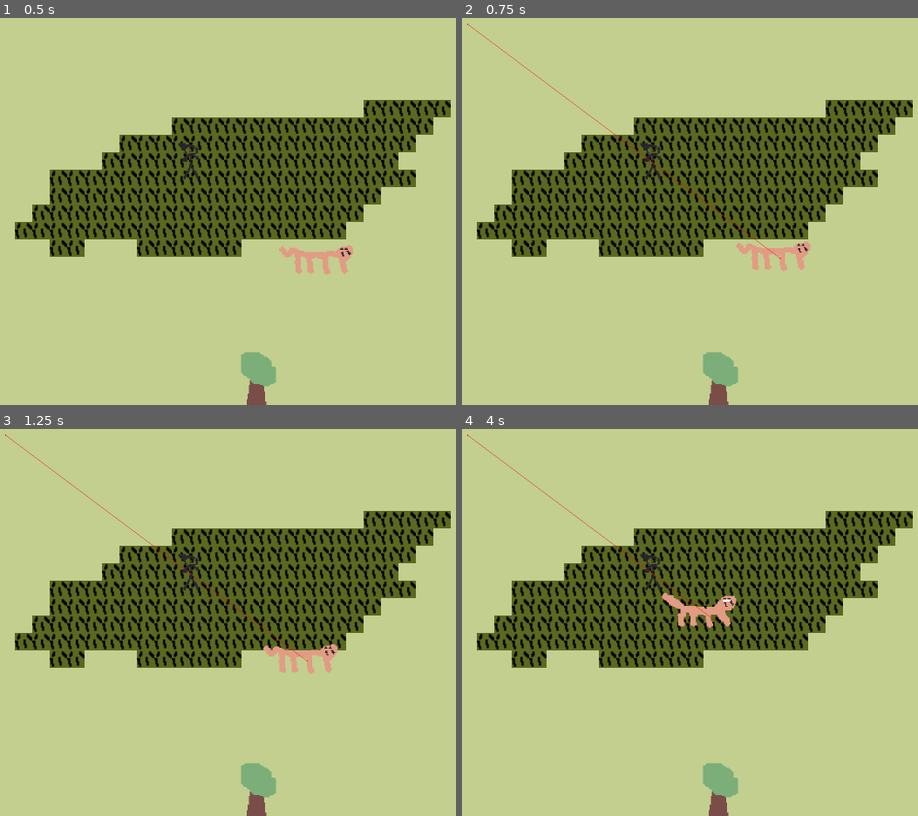
Above: before the commit, frames 1-4 (two rows, left to right).
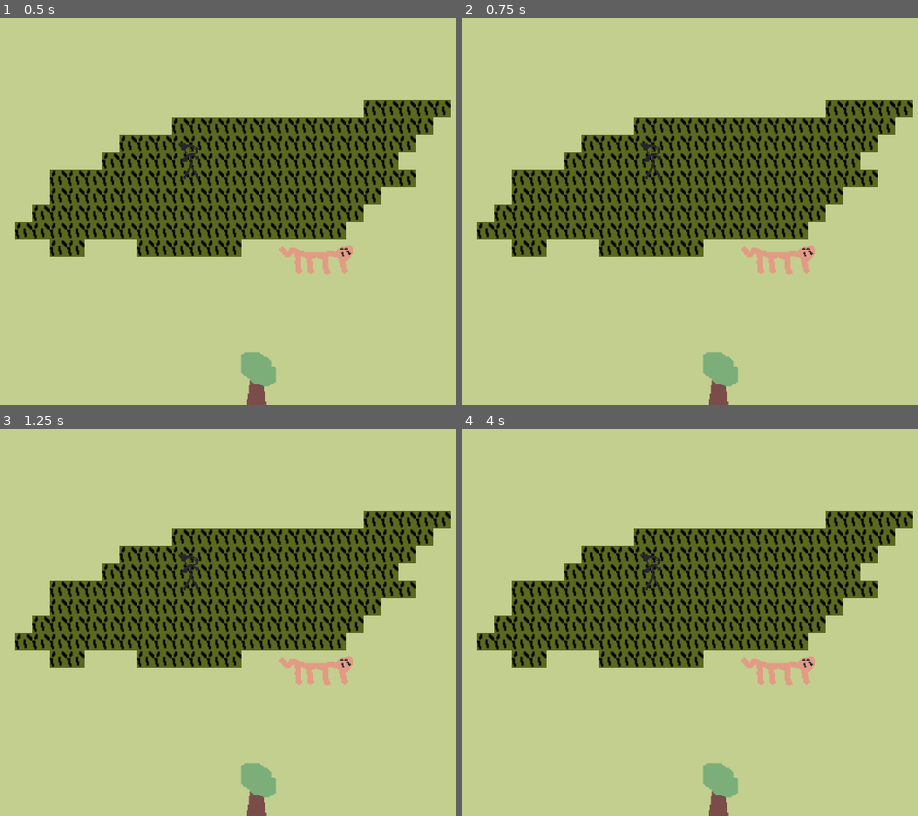
Above: after the commit, the same moments.

Repository: matthewkayin/ictjam25
Game: Godot game, scene res://main.tscn
Same seed, same stepped clock (60 frames per second), same inputs: the game is played once before the commit and once after it.
Inputs:
- Up to frame 1 (0.5 s): no input
- Up to frame 2 (0.75 s): tap Enter at 0.5 s
- Up to frame 3 (1.25 s): no input
- Up to frame 4 (4 s): no input

Frame 1 is identical in both runs. In frame 2, 0.9% of the frame differs, in the area x 1-78%, y 1-67%; in frame 3, 1.1%; in frame 4, 1.4%.

Commit message:
tiger raycast

Diff:
--- a/player/player.gd
+++ b/player/player.gd
@@ -5,8 +5,7 @@
 enum Mode {
     WALK,
     SNEAK,
-    SPRINT,
-    ATTACK
+    SPRINT
 }
 
 enum FacingDirection {
@@ -26,28 +25,11 @@
 @onready var camera = $camera
 @onready var tilemap = get_node("../tilemap")
 
-@onready var hurtbox_areas = [
-    $hurtbox_top,
-    $hurtbox_right,
-    $hurtbox_bottom,
-    $hurtbox_left,
-]
-@onready var hurtbox_colliders = [
-    $hurtbox_top/collider,
-    $hurtbox_right/collider,
-    $hurtbox_bottom/collider,
-    $hurtbox_left/collider,
-]
-
 var mode: Mode = Mode.WALK
 var facing_direction: FacingDirection = FacingDirection.DOWN
 
 func _ready():
     sprite.animation_finished.connect(on_animation_finished)
-    for hurtbox_area in hurtbox_areas:
-        hurtbox_area.body_entered.connect(on_hurtbox_body_entered)
-    for hurtbox_collider in hurtbox_colliders:
-        hurtbox_collider.set_disabled(true)
 
 func _physics_process(delta: float) -> void:
     # Get direction
@@ -68,18 +50,13 @@
         else:
             facing_direction = FacingDirection.UP
 
-    # Attack
-    # Attacking overrides any movement inputs
-    if Input.is_action_just_pressed("attack"):
-        attack_begin()
-    elif mode != Mode.ATTACK:
-        # Check movement modes
-        if Input.is_action_pressed("sprint"):
-            mode = Mode.SPRINT
-        elif Input.is_action_pressed("sneak"):
-            mode = Mode.SNEAK
-        else:
-            mode = Mode.WALK
+    # Check movement modes
+    if Input.is_action_pressed("sprint"):
+        mode = Mode.SPRINT
+    elif Input.is_action_pressed("sneak"):
+        mode = Mode.SNEAK
+    else:
+        mode = Mode.WALK
 
     # Move
     velocity = direction * get_speed()
@@ -92,8 +69,6 @@
             loudness = 1
         if mode == Mode.SPRINT:
             loudness = 2
-        if is_in_tall_grass():
-            loudness += 1
         if loudness != 0:
             made_noise.emit(global_position, loudness)
 
@@ -104,10 +79,6 @@
     camera.offset = camera.offset.lerp(desired_camera_offset, 4.0 * delta)
 
     # Update sprite
-    if mode == Mode.ATTACK:
-        return
-    if mode == Mode.ATTACK:
-        sprite.play("attack")
     if mode == Mode.SNEAK:
         sprite.play("sneak")
     else:
@@ -115,32 +86,14 @@
 
     sprite.flip_h = facing_direction == FacingDirection.LEFT
 
-func attack_begin() -> void:
-    hurtbox_colliders[facing_direction].set_disabled(false)
-    if facing_direction == FacingDirection.UP:
-        sprite.play("attack_up")
-    elif facing_direction == FacingDirection.DOWN:
-        sprite.play("attack_down")
-    else:
-        sprite.play("attack_side")
-    mode = Mode.ATTACK
-
-func attack_end() -> void:
-    mode = Mode.WALK
-    for hurtbox_collider in hurtbox_colliders:
-        hurtbox_collider.set_disabled(true)
-
 func on_animation_finished() -> void:
-    if mode == Mode.ATTACK and sprite.animation.begins_with("attack"):
-        attack_end()
+    pass
 
 func is_looking() -> bool:
     return Input.is_action_pressed("look")
 
 func get_speed() -> float:
-    if is_looking() or mode == Mode.ATTACK:
-        return 0
-    elif mode == Mode.SPRINT:
+    if mode == Mode.SPRINT:
         return SPRINT_SPEED
     elif mode == Mode.SNEAK:
         return SNEAK_SPEED
--- a/tiger/tiger.gd
+++ b/tiger/tiger.gd
@@ -1,28 +1,12 @@
 extends CharacterBody2D
 
-enum Mode {
-    PROWL,
-    STALK,
-    CHASE
-}
-
 const PROWL_SPEED: float = 100
-const STALK_SPEED: float = 200
 const CHASE_SPEED: float = 400
-const TALL_GRASS_SIGHT_RANGE: float = 64
-const NOISE_HEARING_RANGE: float = 256
-const LOST_SIGHT_DURATION: float = 1.0
 
 @onready var sprite = $sprite
 @onready var nav_agent = $nav_agent
 @onready var player = get_node("../player")
-@onready var sight_cones = [
-    $sight_cone_up,
-    $sight_cone_right,
-    $sight_cone_down,
-    $sight_cone_left
-]
-@onready var lost_sight_timer = $lost_sight_timer
+@onready var raycast_anchor = $raycasts
 
 enum FacingDirection {
     UP,
@@ -31,46 +15,52 @@
     LEFT
 }
 
-var mode: Mode = Mode.PROWL
-var point_of_interest: Vector2
+var has_seen_player = false
 var facing_direction = FacingDirection.DOWN
+var point_of_interest = null
+var raycasts = []
 
 func _ready():
     $nav_timer.timeout.connect(on_nav_timer_timeout)
     player.made_noise.connect(on_player_made_noise)
-    $lost_sight_timer.timeout.connect(on_lost_sight_timer_timeout)
+
+    for angle in range(-30, 30, 5):
+        var raycast = RayCast2D.new()
+        raycast.target_position.y = 256
+        raycast.rotation = deg_to_rad(angle)
+        raycast_anchor.add_child(raycast)
+        raycasts.push_back(raycast)
+
+func can_see_player() -> bool:
+    for raycast in raycasts:
+        if raycast.is_colliding() and raycast.get_collider() == player and not player.is_in_tall_grass():
+            return true
+
+    return false
 
 func on_nav_timer_timeout():
-    nav_agent.set_target_position(point_of_interest)
+    if has_seen_player:
+        nav_agent.set_target_position(player.global_position)
+    elif point_of_interest != null:
+        nav_agent.set_target_position(point_of_interest)
 
 func on_player_made_noise(noise_position: Vector2, noise_loudness: int):
-    assert(noise_loudness > 0)
+    const NOISE_HEARING_RANGE: float = 256
     var noise_distance = global_position.distance_to(noise_position)
     var hearing_range = NOISE_HEARING_RANGE * noise_loudness
     # If it's too far away, you can't hear it
     if noise_distance > hearing_range:
         return
     # If it's kinda loud and close, then chase right away
-    if noise_loudness > 1 and noise_distance < (NOISE_HEARING_RANGE * (noise_loudness - 1)):
-        mode = Mode.CHASE
+    if noise_loudness == 2 and noise_distance < NOISE_HEARING_RANGE:
+        has_seen_player = true
         return
     # Otherwise, stalk
     point_of_interest = noise_position
-    if mode == Mode.PROWL:
-        mode = Mode.STALK
 
 func _physics_process(_delta: float) -> void:
-    # Look for player
-    if (mode == Mode.PROWL or mode == Mode.STALK) and can_see_player():
-        mode = Mode.CHASE
-    elif mode == Mode.CHASE:
-        if can_see_player():
-            point_of_interest = player.global_position
-            lost_sight_timer.stop()
-        elif lost_sight_timer.is_stopped():
-            lost_sight_timer.start(LOST_SIGHT_DURATION)
-    elif mode == Mode.STALK and nav_agent.is_navigation_finished():
-        mode = Mode.PROWL
+    if can_see_player():
+        has_seen_player = true
 
     velocity = global_position.direction_to(nav_agent.get_next_path_position()) * get_speed()
     move_and_slide()
@@ -87,38 +77,16 @@
         else:
             facing_direction = FacingDirection.UP
 
+    var raycast_angles = [180, 270, 0, 90]
+    raycast_anchor.rotation_degrees = raycast_angles[facing_direction]
 
-    if mode == Mode.PROWL:
+    if has_seen_player:
+        sprite.play("chase")
+    else:
         sprite.play("prowl")
-    elif mode == Mode.STALK:
-        sprite.play("stalk")
-    elif mode == Mode.CHASE:
-        sprite.play("chase")
-
-    $eyes.visible = can_see_player()
-
-func can_see_player() -> bool:
-    if not sight_cones[facing_direction].overlaps_body(player):
-        return false
-    if player.is_in_tall_grass() and position.distance_to(player.position) > TALL_GRASS_SIGHT_RANGE:
-        return false
-    return true
-
-func on_lost_sight_timer_timeout():
-    if mode == Mode.CHASE and not can_see_player() and nav_agent.is_navigation_finished():
-        mode = Mode.STALK
-
-func on_spear_hit():
-    sprite.play("hurt")
-    await get_tree().create_timer(0.5).timeout
-    sprite.play("idle")
 
 func get_speed() -> float:
-    if mode == Mode.PROWL:
-        return PROWL_SPEED
-    elif mode == Mode.STALK:
-        return STALK_SPEED
-    elif mode == Mode.CHASE:
+    if has_seen_player:
         return CHASE_SPEED
     else:
-        return 0
+        return PROWL_SPEED
--- a/tiger/tiger.tscn
+++ b/tiger/tiger.tscn
@@ -45,18 +45,6 @@
 [sub_resource type="RectangleShape2D" id="RectangleShape2D_pfdrf"]
 size = Vector2(64, 32)
 
-[sub_resource type="ConvexPolygonShape2D" id="ConvexPolygonShape2D_dc385"]
-points = PackedVector2Array(0, 0, 512, -196, 512, 196)
-
-[sub_resource type="ConvexPolygonShape2D" id="ConvexPolygonShape2D_raakp"]
-points = PackedVector2Array(0, 0, -512, -196, -512, 196)
-
-[sub_resource type="ConvexPolygonShape2D" id="ConvexPolygonShape2D_felac"]
-points = PackedVector2Array(0, 0, -196, -512, 196, -512)
-
-[sub_resource type="ConvexPolygonShape2D" id="ConvexPolygonShape2D_pfdrf"]
-points = PackedVector2Array(0, 0, -196, 512, 196, 512)
-
 [node name="tiger" type="CharacterBody2D"]
 texture_filter = 1
 motion_mode = 1
@@ -78,32 +66,4 @@
 [node name="nav_agent" type="NavigationAgent2D" parent="."]
 debug_enabled = true
 
-[node name="sight_cone_right" type="Area2D" parent="."]
-
-[node name="collider" type="CollisionShape2D" parent="sight_cone_right"]
-shape = SubResource("ConvexPolygonShape2D_dc385")
-
-[node name="sight_cone_left" type="Area2D" parent="."]
-
-[node name="collider" type="CollisionShape2D" parent="sight_cone_left"]
-shape = SubResource("ConvexPolygonShape2D_raakp")
-
-[node name="sight_cone_up" type="Area2D" parent="."]
-
-[node name="collider" type="CollisionShape2D" parent="sight_cone_up"]
-shape = SubResource("ConvexPolygonShape2D_felac")
-
-[node name="sight_cone_down" type="Area2D" parent="."]
-
-[node name="collider" type="CollisionShape2D" parent="sight_cone_down"]
-shape = SubResource("ConvexPolygonShape2D_pfdrf")
-
-[node name="lost_sight_timer" type="Timer" parent="."]
-one_shot = true
-
-[node name="eyes" type="ColorRect" parent="."]
-visible = false
-offset_left = 20.0
-offset_top = -10.0
-offset_right = 27.0
-offset_bottom = -8.0
+[node name="raycasts" type="Node2D" parent="."]
Not shown: 1 places in tiger/tiger.tscn that only renumber resources
